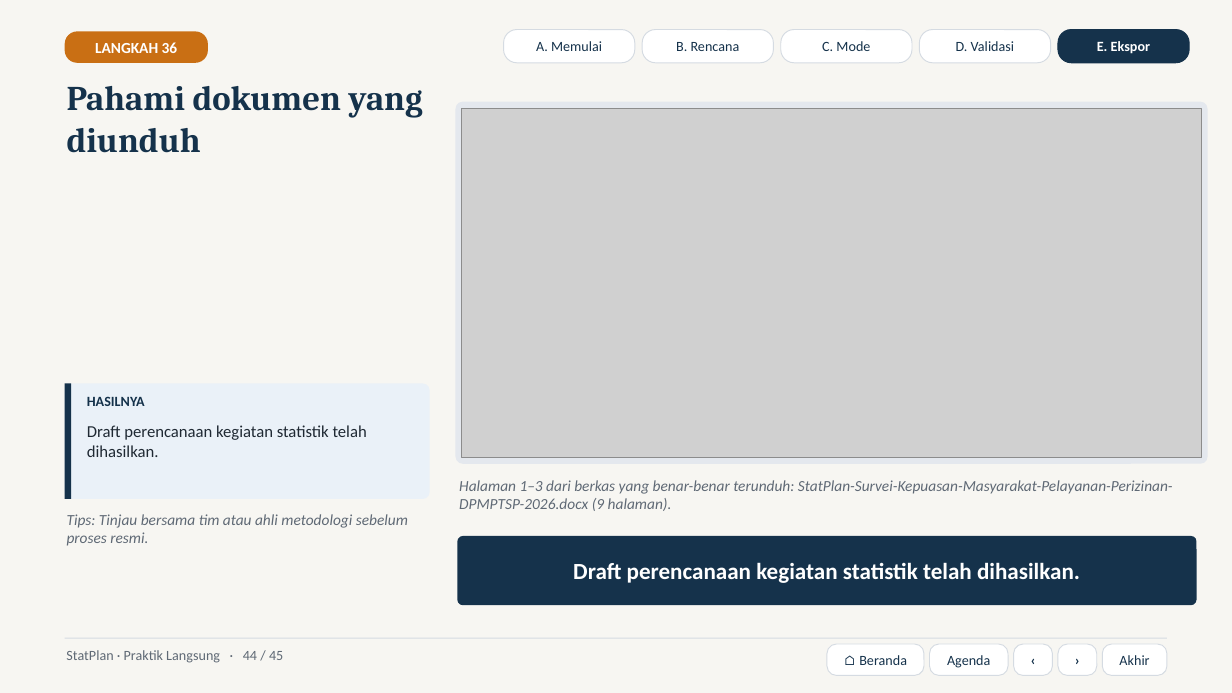
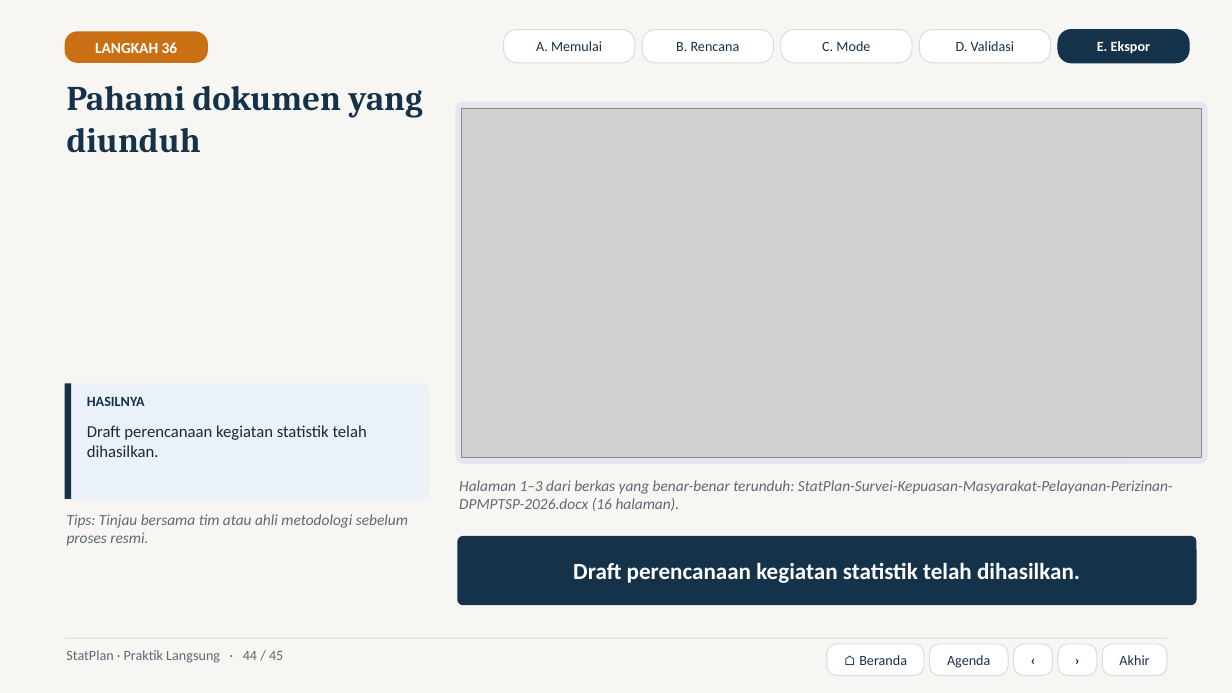
Before and after one commit to Firmanstmik/statplan-gsbpm-bps-loteng, a slide deck: slide 44 of docs/user-guide/StatPlan-Praktik-Langsung.pptx. Drawn at 1232x693 pixels with LibreOffice and Linux fonts; fonts in the diff are those of the drawing; grey boxes stand for pictures. Boxes give left, top, right and bottom in pixels: in the first picture for what was removed or moved away, otherwise in the second. Text is boxed around its words. In the diff, an @@ line names an element or a change of style, - is before the commit and + after.

```diff
--- a/docs/user-guide/StatPlan-Praktik-Langsung.pptx
+++ b/docs/user-guide/StatPlan-Praktik-Langsung.pptx
@@ text at <box>459,480,1173,511</box>: text changed @@
-Halaman 1–3 dari berkas yang benar-benar terunduh: StatPlan-Survei-Kepuasan-Masyarakat-Pelayanan-Perizinan-DPMPTSP-2026.docx (9 halaman).
+Halaman 1–3 dari berkas yang benar-benar terunduh: StatPlan-Survei-Kepuasan-Masyarakat-Pelayanan-Perizinan-DPMPTSP-2026.docx (16 halaman).
```
Also in this commit, not shown: 11 other files.
